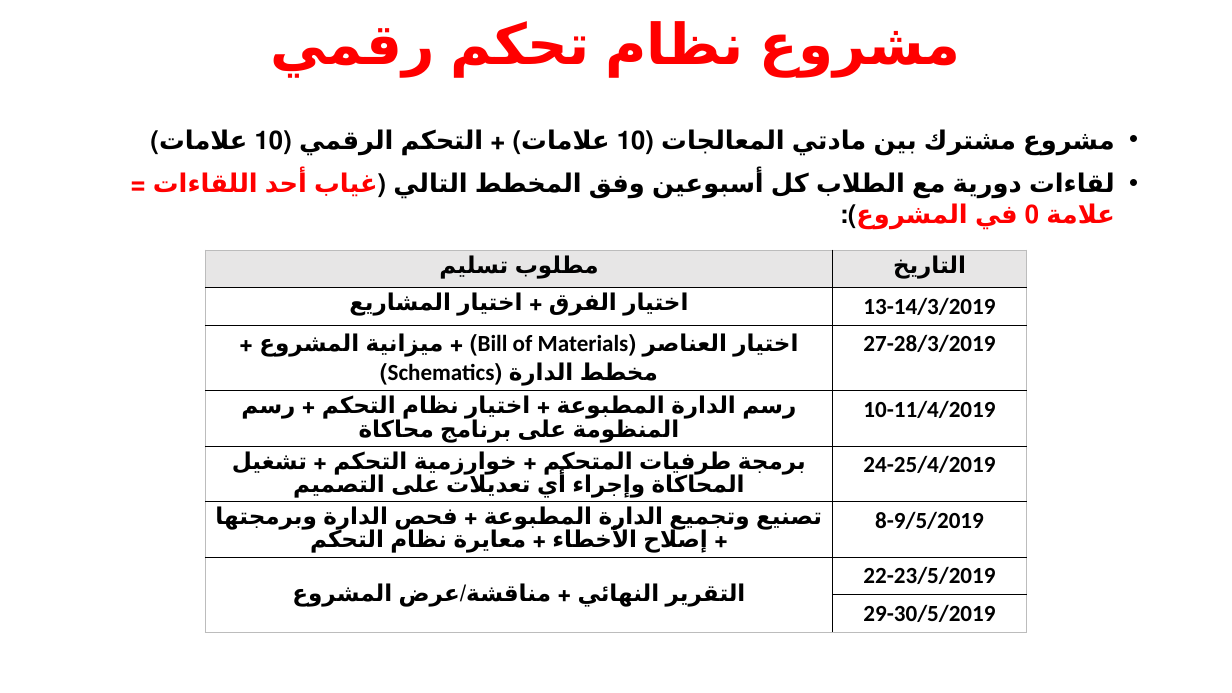
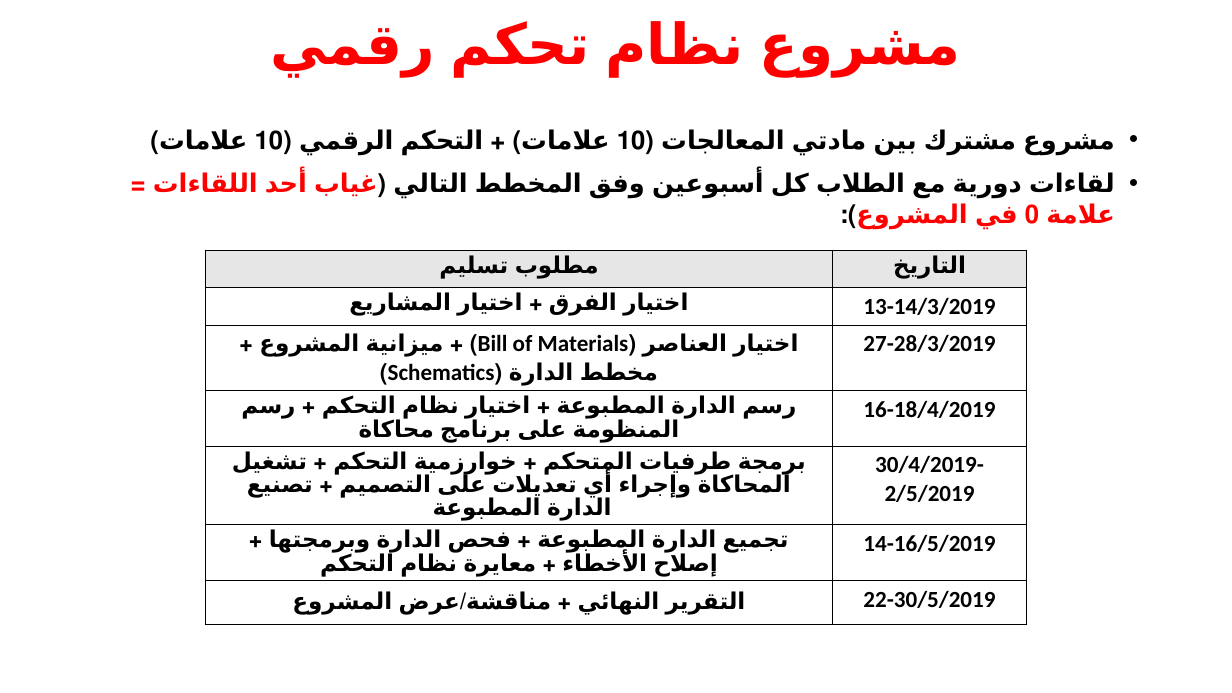
Before and after one commit to Asaadkaadan/MCU4CTRL, a slide deck: slide 1 of مشروع نظام تحكم رقمي - ثالث تحكم.pptx. Drawn at 1232x693 pixels with LibreOffice and Linux fonts; fonts in the diff are those of the drawing. Boxes give left, top, right and bottom in pixels: in the first picture for what was removed or moved away, otherwise in the second. Text is boxed around its words. In the diff, an @@ line names an element or a change of style, - is before the commit and + after.

```diff
--- a/مشروع نظام تحكم رقمي - ثالث تحكم.pptx
+++ b/مشروع نظام تحكم رقمي - ثالث تحكم.pptx
@@ table at [205,250,1027,619] @@
-row 4: رسم الدارة المطبوعة + اختيار نظام التحكم + رسم المنظومة على برنامج محاكاة | 10-11/4/2019
-row 5: برمجة طرفيات المتحكم + خوارزمية التحكم + تشغيل المحاكاة وإجراء أي تعديلات على التصميم | 24-25/4/2019
-row 6: تصنيع وتجميع الدارة المطبوعة + فحص الدارة وبرمجتها + إصلاح الأخطاء + معايرة نظام التحكم | 8-9/5/2019
-row 7: التقرير النهائي + مناقشة/عرض المشروع | 22-23/5/2019
-row 8:  | 29-30/5/2019
+row 4: رسم الدارة المطبوعة + اختيار نظام التحكم + رسم المنظومة على برنامج محاكاة | 16-18/4/2019
+row 5: برمجة طرفيات المتحكم + خوارزمية التحكم + تشغيل المحاكاة وإجراء أي تعديلات على التصميم + تصنيع الدارة المطبوعة | 30/4/2019-2/5/2019
+row 6: تجميع الدارة المطبوعة + فحص الدارة وبرمجتها + إصلاح الأخطاء + معايرة نظام التحكم | 14-16/5/2019
+row 7: التقرير النهائي + مناقشة/عرض المشروع | 22-30/5/2019
```
Also in this commit, not shown: 8 slides added.
